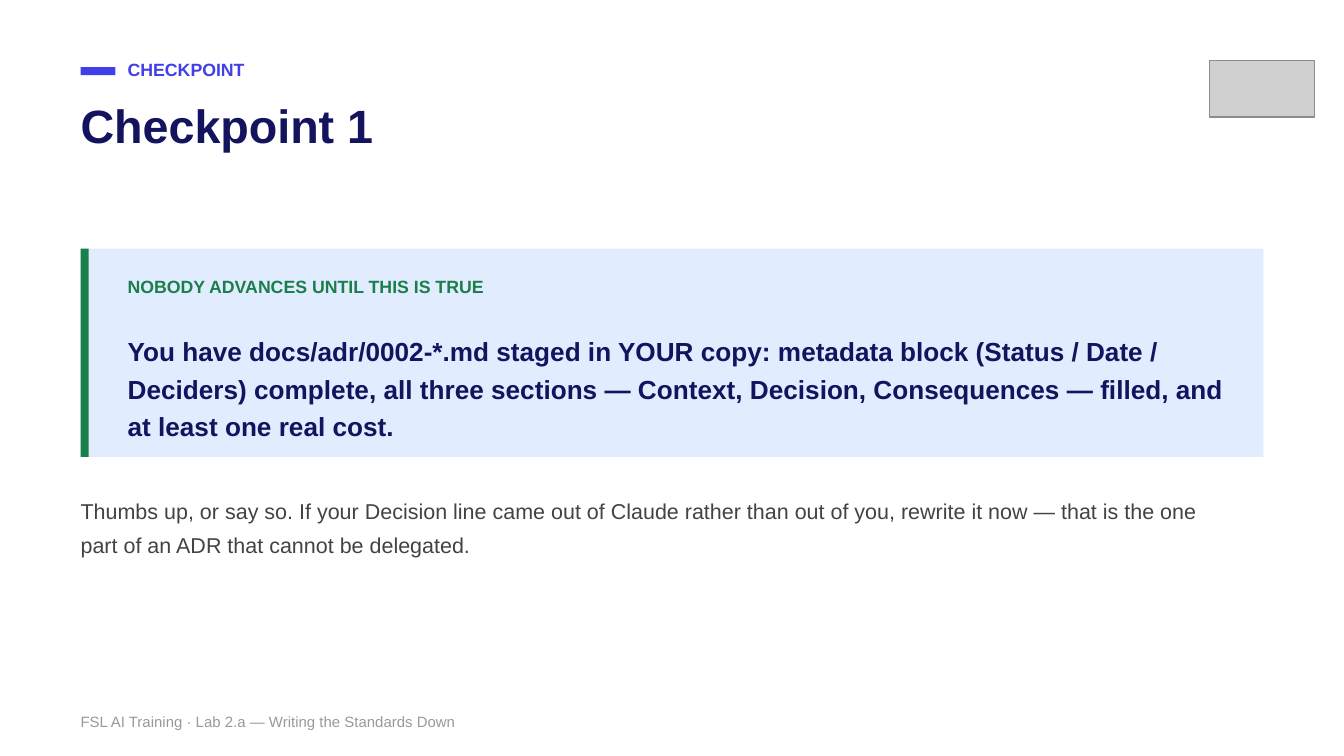
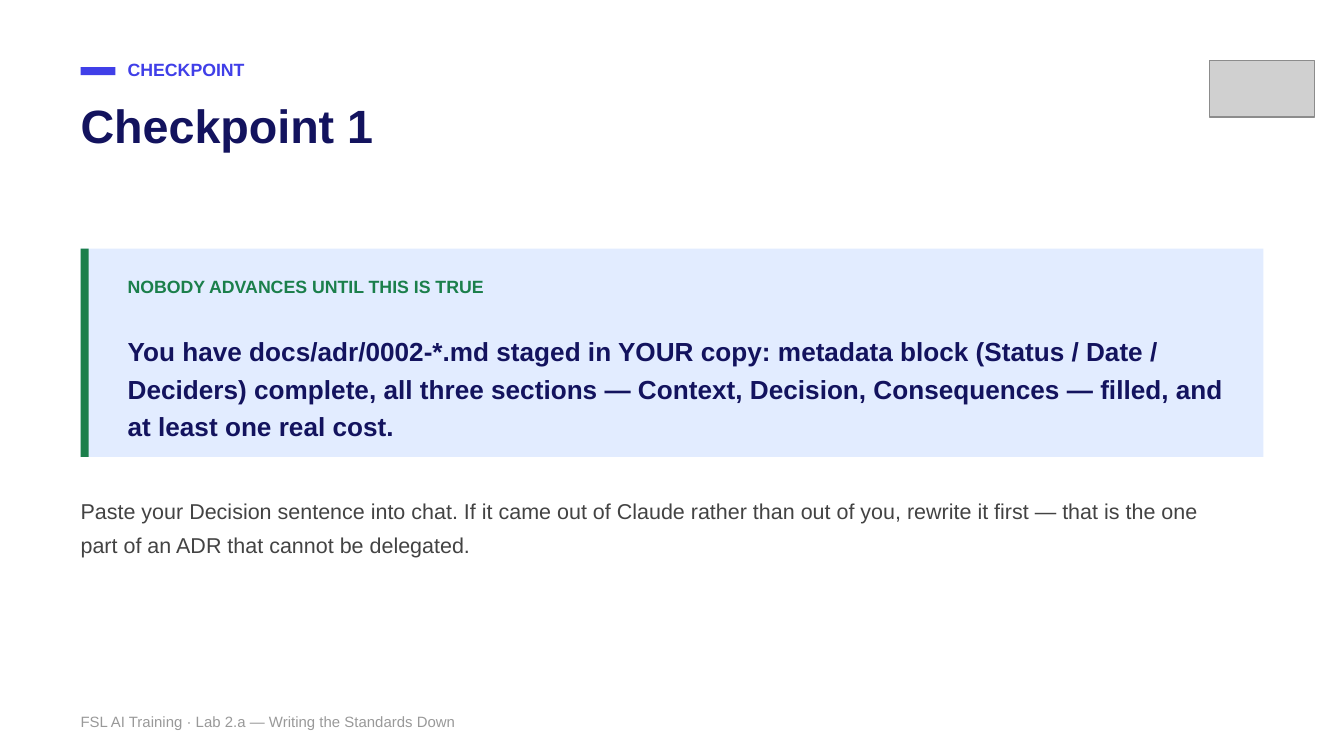
Before and after one commit to mike-tajmajer-fullstacklabs/fsl-taskboard-lab, a slide deck: slide 18 of docs/instructor/lab-2a-writing-the-standards-down.pptx. Drawn at 1344x756 pixels with LibreOffice and Linux fonts; fonts in the diff are those of the drawing; grey boxes stand for pictures. Boxes give left, top, right and bottom in pixels: in the first picture for what was removed or moved away, otherwise in the second. Text is boxed around its words. In the diff, an @@ line names an element or a change of style, - is before the commit and + after.

```diff
--- a/docs/instructor/lab-2a-writing-the-standards-down.pptx
+++ b/docs/instructor/lab-2a-writing-the-standards-down.pptx
@@ text at box(81, 503, 1197, 558): text changed @@
-Thumbs up, or say so. If your Decision line came out of Claude rather than out of you, rewrite it now — that is the one part of an ADR that cannot be delegated.
+Paste your Decision sentence into chat. If it came out of Claude rather than out of you, rewrite it first — that is the one part of an ADR that cannot be delegated.
```
Also in this commit, not shown: 1 other slide changed, 10 other files.
